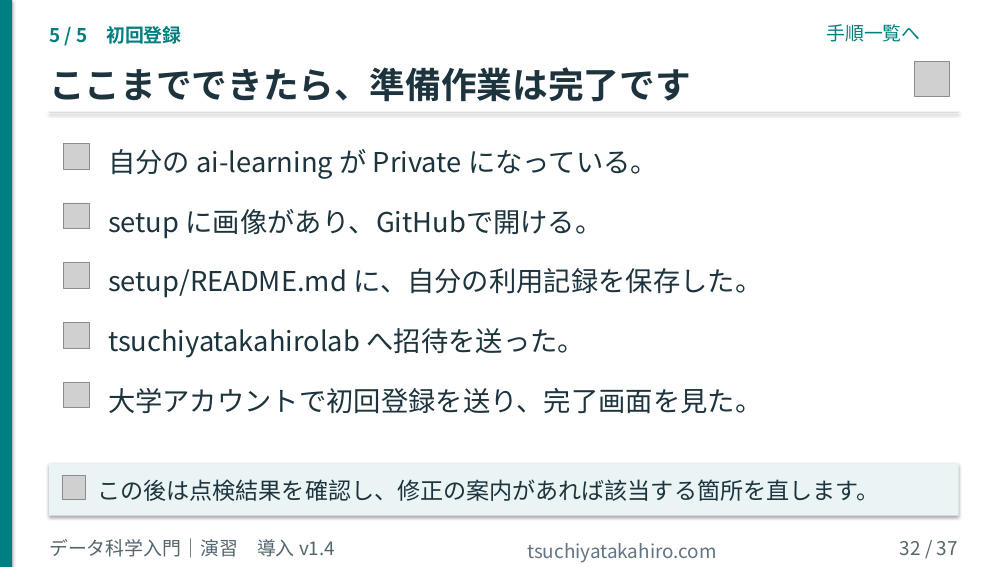
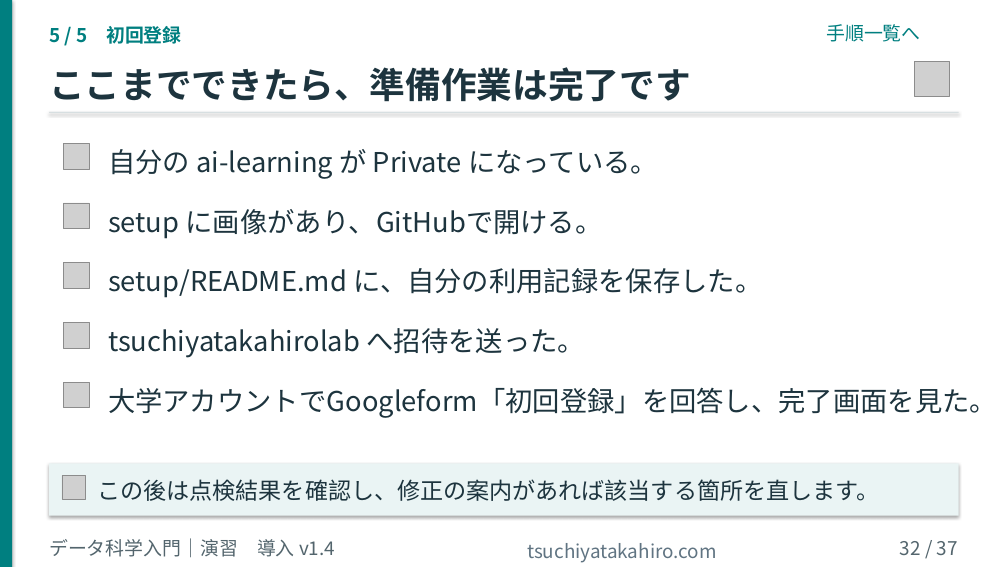
Before and after one commit to tsuchiyatakahirolab/ai-data-literacy, a slide deck: slide 32 of slides/00_Course_Setup_v1.4.pptx. Drawn at 1008x567 pixels with LibreOffice and Linux fonts; fonts in the diff are those of the drawing; grey boxes stand for pictures; background and template pictures are left out. Boxes give left, top, right and bottom in pixels: in the first picture for what was removed or moved away, otherwise in the second. Text is boxed around its words. In the diff, an @@ line names an element or a change of style, - is before the commit and + after.

```diff
--- a/slides/00_Course_Setup_v1.4.pptx
+++ b/slides/00_Course_Setup_v1.4.pptx
@@ text at bbox=[108, 387, 997, 418]: text changed @@
-大学アカウントで初回登録を送り、完了画面を見た。
+大学アカウントでGoogleform「初回登録」を回答し、完了画面を見た。
```
Also in this commit, not shown: 3 other slides changed, 11 other files.
